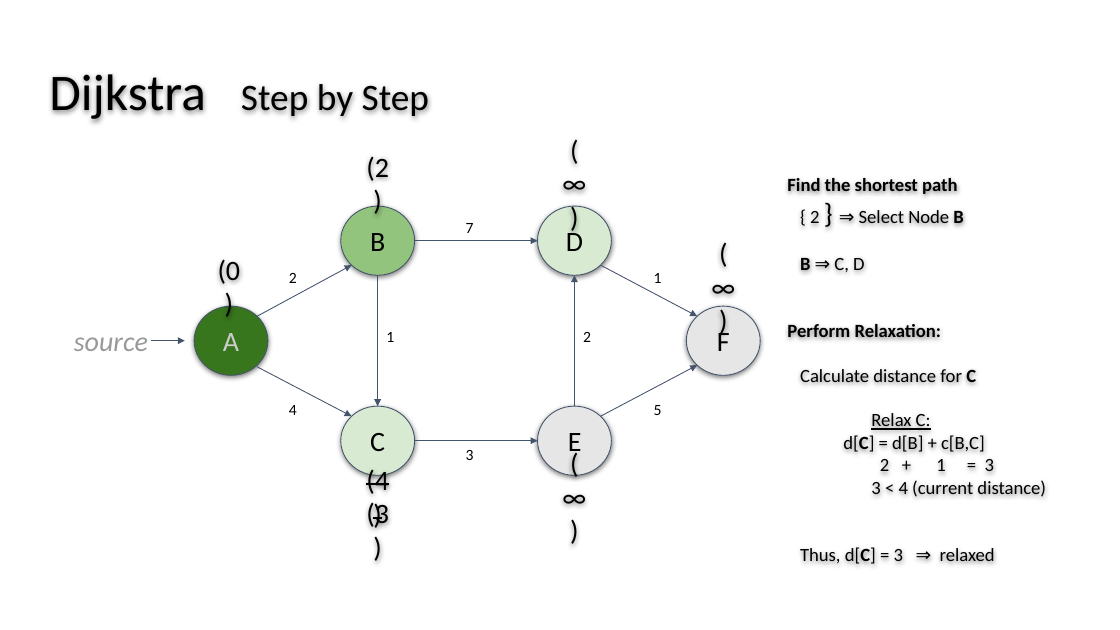
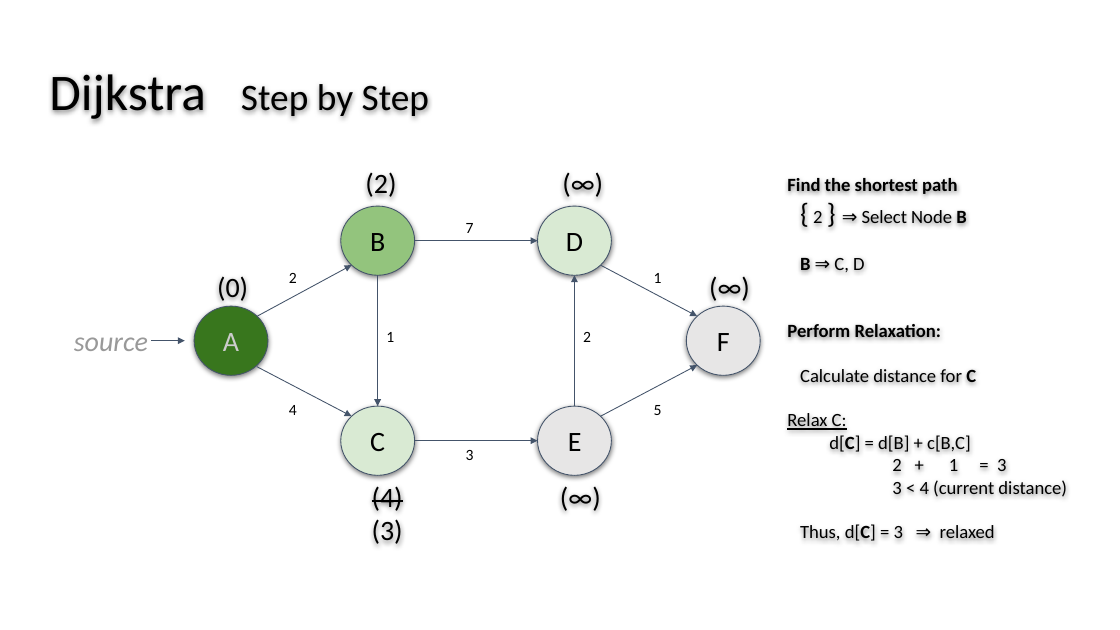
Before and after one commit to wslatts/Dijkstra_AStar_Presentation, a slide deck: slide 5 of Slides_Part2_AlgorithmAnalysis.pptx. Drawn at 1120x630 pixels with LibreOffice and Linux fonts; fonts in the diff are those of the drawing. Boxes give left, top, right and bottom in pixels: in the first picture for what was removed or moved away, otherwise in the second. Text is boxed around its words. In the diff, an @@ line names an element or a change of style, - is before the commit and + after.

Commit message:
Add files via upload
updated formatting changes

```diff
--- a/Slides_Part2_AlgorithmAnalysis.pptx
+++ b/Slides_Part2_AlgorithmAnalysis.pptx
@@ text "(2)" rewrapped from (366,157,389,181) to (365,173,396,197) @@
@@ text "(∞)" rewrapped from (549,162,602,203) to (549,162,618,203) @@
@@ text at (813,208,971,452): size 16 to 24 pt in "{"; list level 1 to 2 in "d[C] = d[B] + c[B,C]" @@
@@ text "(0)" rewrapped from (218,260,241,284) to (217,277,248,301) @@
@@ text "(∞)" rewrapped from (697,266,750,307) to (697,266,763,307) @@
@@ text "(4)" rewrapped from (366,470,389,497) to (372,487,403,511) @@
@@ text "(∞)" rewrapped from (549,476,602,517) to (549,476,613,517) @@
@@ text "(3)" rewrapped from (366,500,389,530) to (372,520,403,544) @@
```
Also in this commit, not shown: 14 other slides changed.
